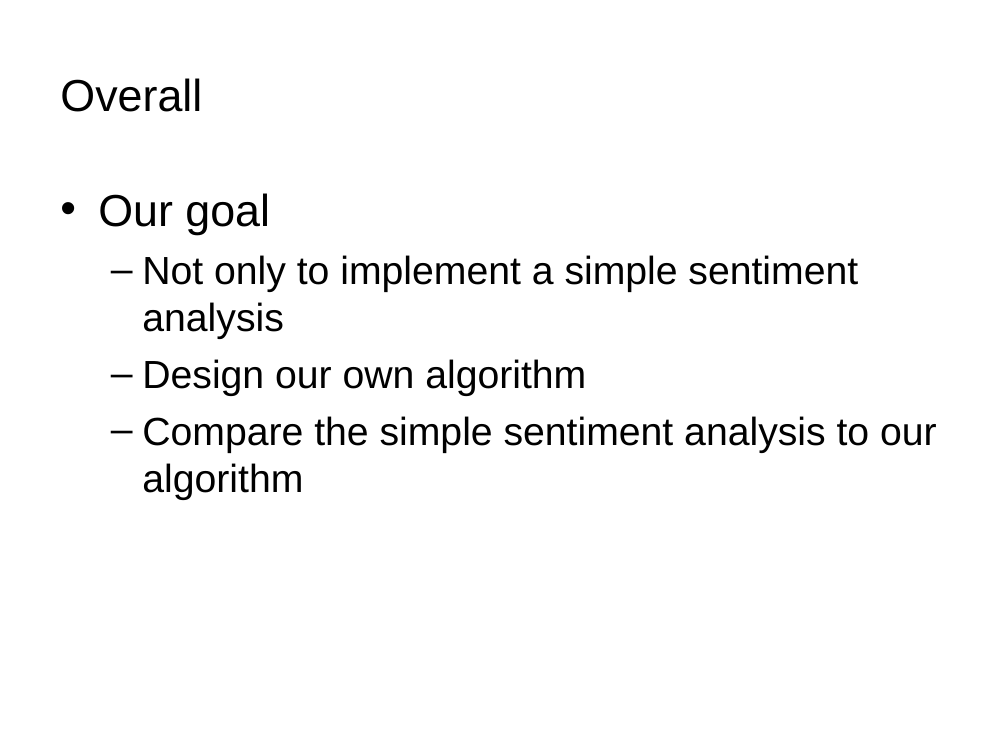
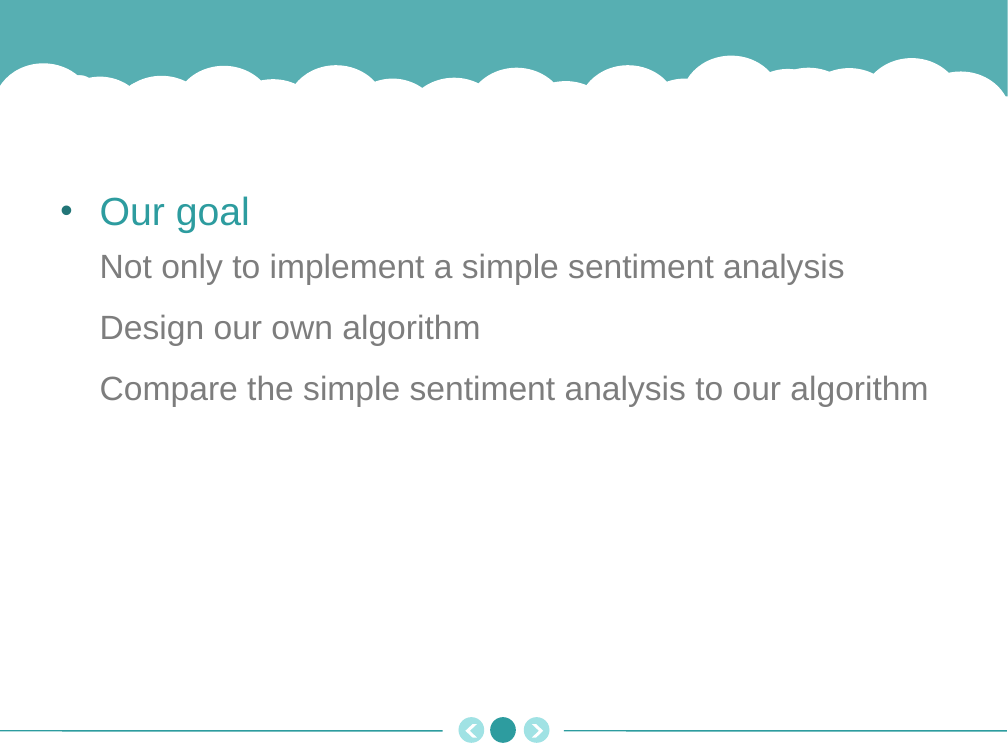
Before and after one commit to Azure22/cs686dm-final, a slide deck: slide 3 of Presentation.ppt. Drawn at 1008x756 pixels with LibreOffice and Linux fonts; fonts in the diff are those of the drawing; background and template pictures are left out. Boxes give left, top, right and bottom in pixels: in the first picture for what was removed or moved away, otherwise in the second. Text is boxed around its words. In the diff, an @@ line names an element or a change of style, - is before the commit and + after.

```diff
--- a/Presentation.ppt
+++ b/Presentation.ppt
@@ rectangle added at [0,0,1008,371], fill #2D9C9F at 80% opacity @@
@@ title "Overall" at [60,64,224,86]: font Arial to Montserrat, text colour #000000 to #FFFFFF, bold on; line spacing 1 to 0.9 @@
@@ group added at [0,55,1008,175]: 11 ellipses, 7 freeform shapes @@
@@ rectangle added at [0,97,1008,550], fill #FFFFFF @@
@@ text "Our goal" at [100,196,928,407]: size 32 to 28 pt, text colour #000000 to #2D9C9F in "Our goal"; size 28 to 24 pt, text colour #000000 to #7D7D7D; alignment left to justified; indent changed; line spacing 1 to 1.1; more space between paragraphs; bullet colour #000000 to #227577; bullet – to  ; line spacing 1 to 1.3; less space between paragraphs; bullet colour #000000 to #B7CEB5 @@
@@ ellipse added at [459,717,485,743], fill #A0E2E4 @@
@@ ellipse added at [490,717,516,743], fill #2D9C9F @@
@@ ellipse added at [524,717,550,743], fill #A0E2E4 @@
@@ line added from (0, 731) to (443, 731), #2D9C9F 0.99 pt @@
@@ freeform shape added at [466,724,477,737], fill #FFFFFF @@
@@ freeform shape added at [532,724,543,737], fill #FFFFFF @@
@@ line added from (563, 731) to (1007, 731), #2D9C9F 0.99 pt @@
```
Also in this commit, not shown: 7 other slides changed, 14 other files.
